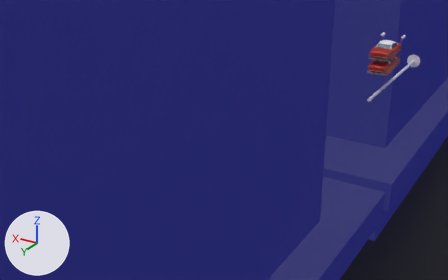
One commit to the Blender file models/scene.blend: the scene before it, then after it.
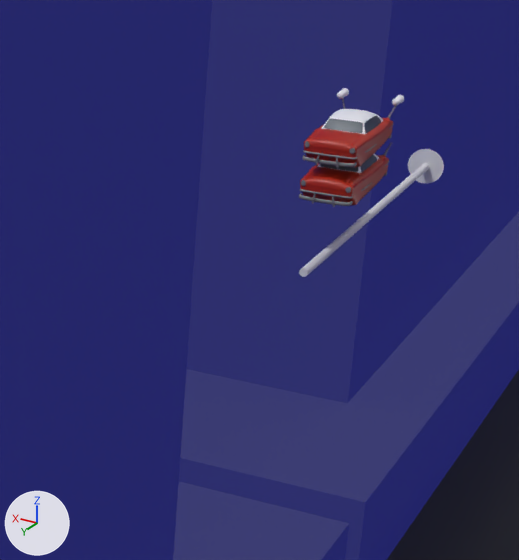
Each version is shown from a 50 mm camera at (-22.5, 73.2, 26.4) aimed at (19.1, 3.8, -8.3), then close up on the part from 57% to 100% of the width and 0% to 73% of the height. The lights are fixed; the arrows at lower left show +X, +Y and +Z.

Objects in the first close-up: 'Buildings', 'Platform01', 'ai_car', 'debug_vector', 'player_car'.
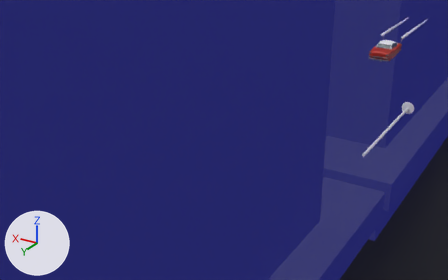
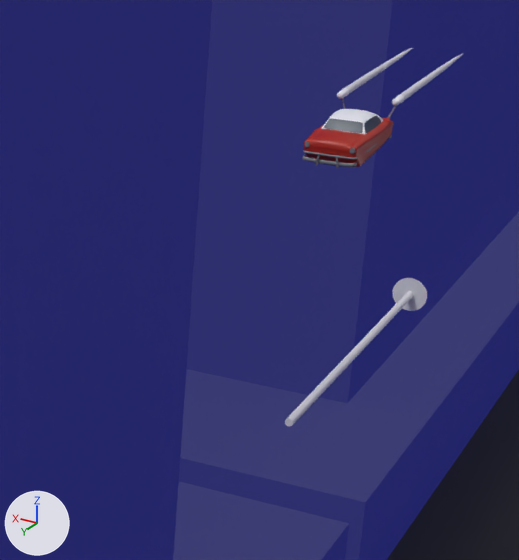
Location of each change, (x1, y1, x2, y2) in pixels of the close-ups (519 x 560 px):
'debug_vector', moved
    before: (299, 149, 444, 277)
    after: (285, 278, 427, 427)
'ai_car', deleted (red)
    before: (299, 142, 392, 207)
    faces in mat_player_car: (300, 155, 389, 206)
    faces in mat_bumpers (grey #858585): (299, 142, 392, 207)
    faces in mat_windows (dark blue #4d5b63): (320, 155, 377, 172)
'right_fire', added
    after: (345, 48, 412, 93)
'left_fire', added
    after: (400, 53, 463, 100)

What the commit changed:
Mesh me_plane_006 is new.
It has 257 vertices, 256 faces and spans x -0.77..0.25, y -12.43..-0.61, z -0.18..0.2.
Mesh me_plane is new.
It has 257 vertices, 256 faces and spans x -0.77..0.25, y -12.42..-0.61, z -0.18..0.2.
Object 'debug_vector' (ob_debug_vector) moves from (0.0, 0.0, 0.0) to (0.0, 0.0, -7.65).
Object 'ai_car' (ob_ai_car) is deleted.
Object 'right_fire' (ob_right_fire) is new; it shows me_plane_006.
Its parent is ob_reactor_right.
Its matrix parent inverse is Matrix(((-3.333, 0.0, 0.0, 4.407), (0.0, 0.0, -3.333, 22.59), (0.0, -3.333, 0.0, -26.13), (0.0, 0.0, 0.0, 1.0))).
Its location is (1.349, -7.749, 6.574).
Its rotation in degrees is (0, 90, 0).
Its scale is (0.366, 1.0, 1.0).
Object 'left_fire' (ob_left_fire) is new; it shows me_plane.
Its parent is ob_reactor_left.
Its matrix parent inverse is Matrix(((-3.333, 0.0, 0.0, -4.59), (0.0, 0.0, -3.333, 22.59), (0.0, -3.333, 0.0, -26.13), (0.0, 0.0, 0.0, 1.0))).
Its location is (-1.382, -7.749, 6.574).
Its rotation in degrees is (0, 90, 0).
Its scale is (0.366, 1.0, 1.0).
